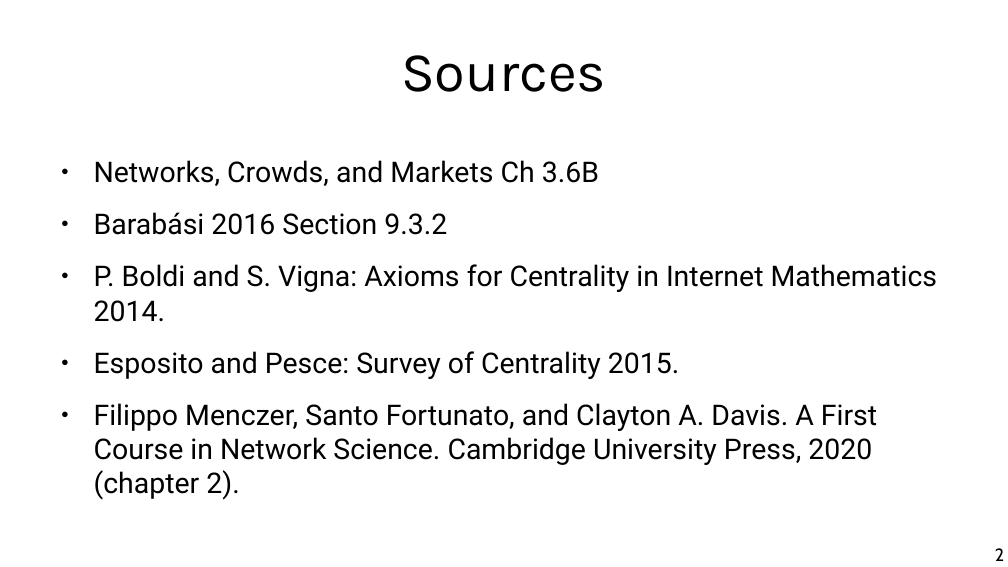
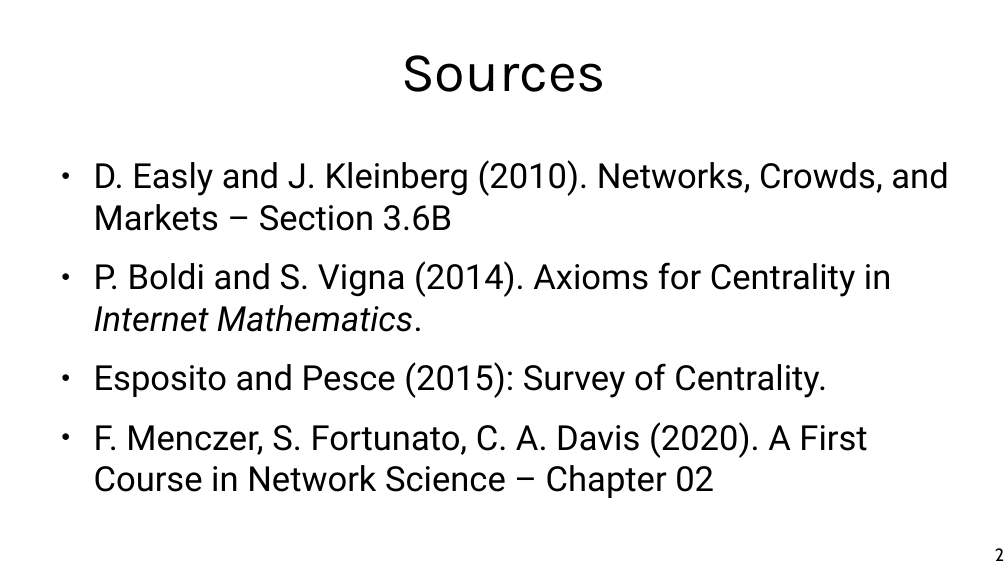
Before and after one commit to chatox/networks-science-course, a slide deck: slide 2 of theory/odp/tt06-closeness.odp. Drawn at 1008x567 pixels with LibreOffice and Linux fonts; fonts in the diff are those of the drawing. Boxes give left, top, right and bottom in pixels: in the first picture for what was removed or moved away, otherwise in the second. Text is boxed around its words. In the diff, an @@ line names an element or a change of style, - is before the commit and + after.

```diff
--- a/theory/odp/tt06-closeness.odp
+++ b/theory/odp/tt06-closeness.odp
@@ text at (94,160,948,498): text changed; size 22.4 to 27.2 pt @@
-● Networks, Crowds, and Markets Ch 3.6B
-● Barabási 2016 Section 9.3.2
-● P. Boldi and S. Vigna: Axioms for Centrality in Internet Mathematics 2014.
-● Esposito and Pesce: Survey of Centrality 2015.
-● Filippo Menczer, Santo Fortunato, and Clayton A. Davis. A First Course in Network Science. Cambridge University Press, 2020 (chapter 2).
+● D. Easly and J. Kleinberg (2010). Networks, Crowds, and Markets – Section 3.6B
+● P. Boldi and S. Vigna (2014). Axioms for Centrality in Internet Mathematics.
+● Esposito and Pesce (2015): Survey of Centrality.
+● F. Menczer, S. Fortunato, C. A. Davis (2020). A First Course in Network Science – Chapter 02
```
Also in this commit, not shown: 3 other slides changed, 6 other files.
